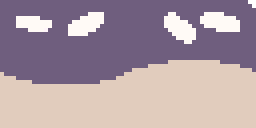
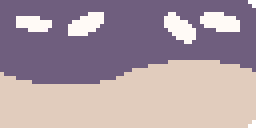
Layers edited between the first and the second 256 × 128 image:
painted on "P_droite.png" over 248, 120, 256, 128
